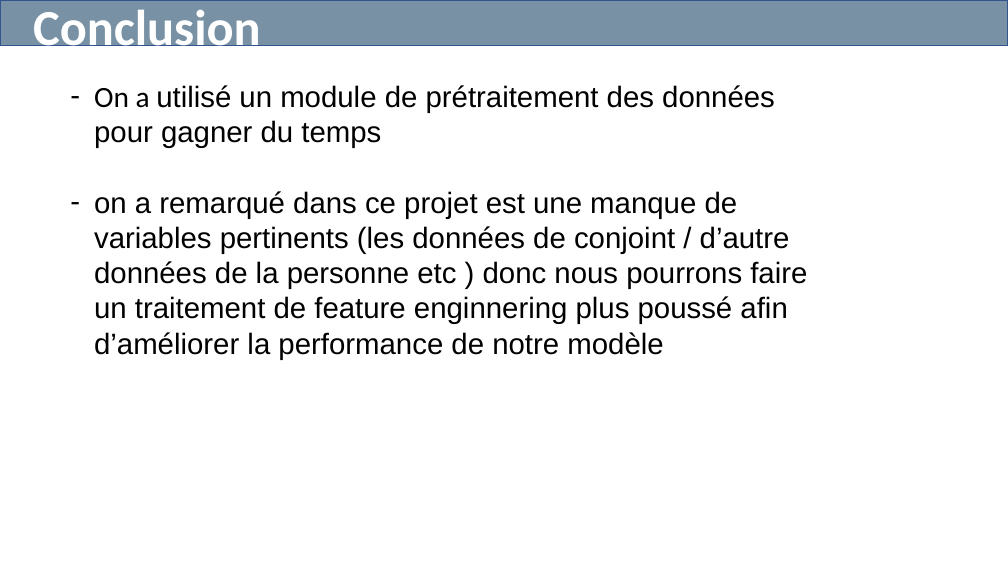
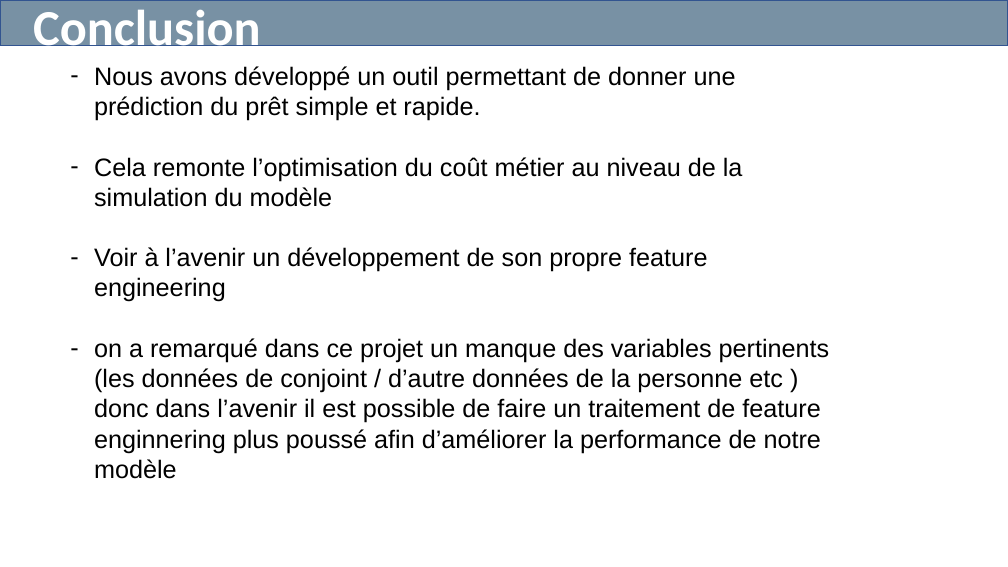
Before and after one commit to jlu0915/P7, a slide deck: slide 18 of Lu_Jing_4_presentation_032023.pptx. Drawn at 1008x567 pixels with LibreOffice and Linux fonts; fonts in the diff are those of the drawing. Boxes give left, top, right and bottom in pixels: in the first picture for what was removed or moved away, otherwise in the second. Text is boxed around its words. In the diff, an @@ line names an element or a change of style, - is before the commit and + after.

Commit message:
update

```diff
--- a/Lu_Jing_4_presentation_032023.pptx
+++ b/Lu_Jing_4_presentation_032023.pptx
@@ text at bbox=[94, 66, 830, 479]: text changed; size 28 to 24 pt @@
-– On a utilisé un module de prétraitement des données pour gagner du temps
-– on a remarqué dans ce projet est une manque de variables pertinents (les données de conjoint / d’autre données de la personne etc ) donc nous pourrons faire un traitement de feature enginnering plus poussé afin d’améliorer la performance de notre modèle
+– Nous avons développé un outil permettant de donner une prédiction du prêt simple et rapide.
+– Cela remonte l’optimisation du coût métier au niveau de la simulation du modèle
+– Voir à l’avenir un développement de son propre feature engineering
+– on a remarqué dans ce projet un manque des variables pertinents (les données de conjoint / d’autre données de la personne etc ) donc dans l’avenir il est possible de faire un traitement de feature enginnering plus poussé afin d’améliorer la performance de notre modèle
```
Also in this commit, not shown: 9 other slides changed.
